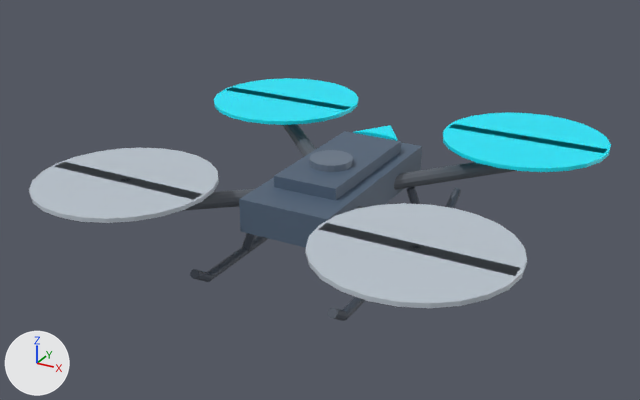
An edit to the glTF model map/models/drone.glb, drawn before and after from the same camera.
Camera for both pictures: a camera (50 mm lens) standing at (0.575, -1.1, 0.541) and looking at (-0.023, -0.012, -0.003). The axes (+X, +Y, +Z) are drawn at lower left. The lights are the same throughout. The first picture is the older version. Where no turn or scale is listed for an object, it has been applied to the vertices. Vertices at exactly the same position are counted once.

Names of what the first picture shows: 'drone'.
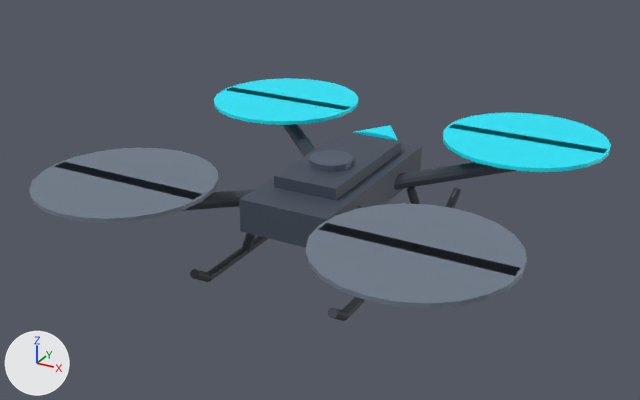
The change, as JSON lines over the scene's bpy script:
```json
{"block": "me_drone", "where": "me_drone.from_pydata(...)  # 856 vertices, 1608 faces; spans x -0.35..0.35, y -0.35..0.35, z -0.082..0.072"}
{"block": "me_drone", "where": "# used by ob_drone; location = (0.0, 0.0, 0.0)"}
{"block": "me_drone", "change": "me_drone part 1: 416 faces centred in x -0.117..0.117, y -0.222..0.232, z -0.082..0.002 are repainted in the vertex colours; the middle colour goes from greyish blue #4b5360 to greyish blue #323842"}
{"block": "me_drone", "change": "me_drone part 2: 552 faces centred in x -0.243..0.243, y -0.243..0.243, z -0.005..0.072 are repainted in the vertex colours; the middle colour goes from greyish blue #6a7889 to dark blue #4f5a6c"}
{"block": "me_drone", "change": "me_drone part 3: 216 faces centred in x -0.349..0.349, y -0.349..-0.091, z 0.06..0.066 are repainted in the vertex colours; the middle colour goes from pale blue #bcc6d0 to greyish blue #6e7a8a"}
{"block": "me_drone", "change": "me_drone part 4: 192 faces centred in x -0.225..0.225, y -0.225..0.225, z 0.007..0.033 are repainted in the vertex colours; the middle colour goes from dark grey #5a6069 to greyish blue #38404b"}
```

What differs and where, as boxes [x1, y1, x2, y2] in the pictures (640 x 400 px):
```json
{"part": 1, "of": "me_drone", "change": "recoloured", "before": [190, 187, 461, 321], "after": [190, 187, 461, 321]}
{"part": 2, "of": "me_drone", "change": "recoloured", "before": [121, 131, 422, 250], "after": [121, 131, 422, 250], "on screen": "greyish blue to dark blue"}
{"part": 3, "of": "me_drone", "change": "recoloured", "before": [29, 148, 527, 308], "after": [29, 148, 527, 308], "on screen": "pale blue to greyish blue"}
{"part": 4, "of": "me_drone", "change": "recoloured", "before": [182, 124, 510, 211], "after": [182, 124, 510, 211]}
```
